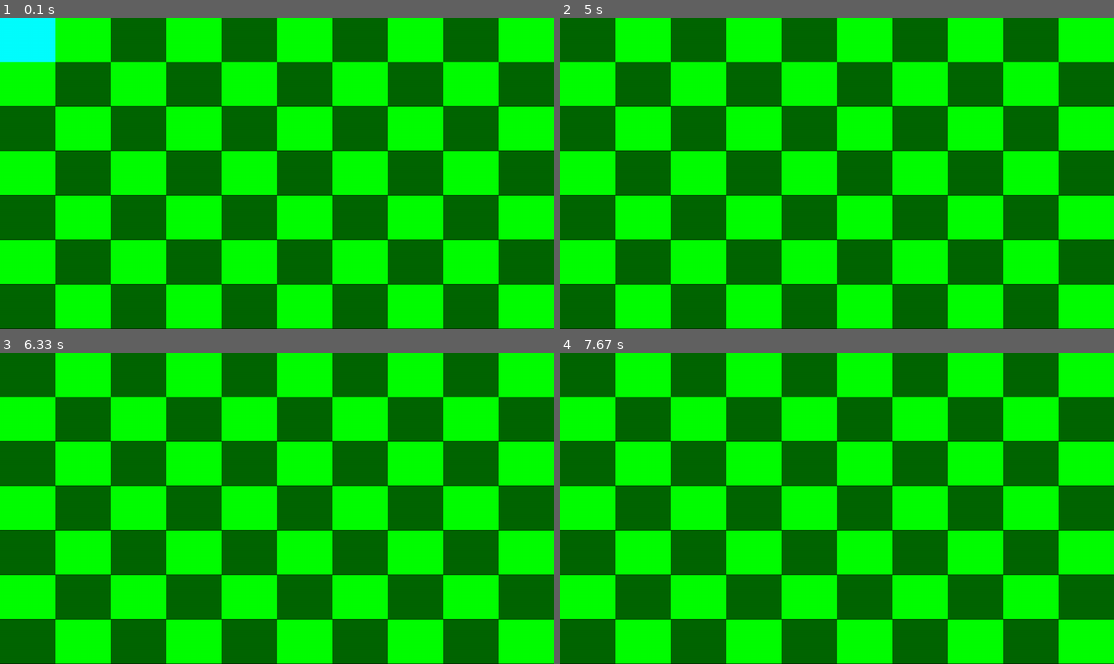
Above: before the commit, frames 1-4 (two rows, left to right).
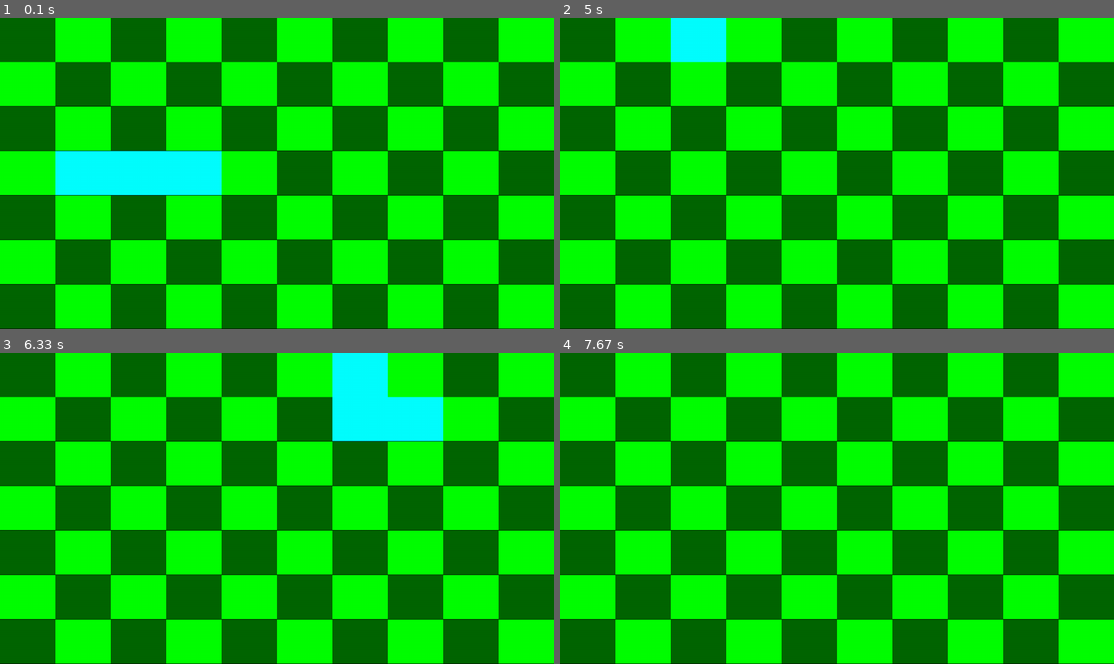
Above: after the commit, the same moments.

Repository: aphTu/Snake-Pygame
Game: pygame game, started from main.py
Two runs of this game, one before a commit and one after it. Both use one fixed random seed, a clock stepped at 60 frames per second and the inputs below.
Inputs:
- Up to frame 1 (0.1 s): no input
- Up to frame 2 (5 s): tap W at 0.33 s; hold Right 0.67-1.13 s; hold Up 1.17-1.47 s; tap A at 2 s; hold Left 2.33-2.87 s; hold Down 2.9-3.2 s; hold Left 3.23-3.63 s; hold Down from 4.73 s (still down)
- Up to frame 3 (6.33 s): release Down at 5.1 s; hold Left 5.13-5.6 s; hold Up from 6.13 s (still down)
- Up to frame 4 (7.67 s): release Up at 6.43 s

The runs differ from the first frame. In frame 1, 5.8% of the frame differs, in the area x 0-40%, y 0-58%; in frame 2, 1.4%; in frame 3, 4.3%; in frame 4, nothing differs.

Commit message:
Added InsidePlayableArea for board.py and updatePositionHead and drawSnake for snake.py
This is to allow drawing the snake for different length. It easier to do
it this way than before

Diff:
--- a/board.py
+++ b/board.py
@@ -1,10 +1,13 @@
 ## playing board the snake
 import pygame
+
 class Board():
-  def __init__(self, width, length):
+  def __init__(self, width, length, screenWidth, screenLength):
     self.width = width
     self.length = length
     self.rectangle = [[1 for _ in range(length)] for _ in range(width)]
+    self.screenWidth = screenWidth
+    self.screenLength = screenLength
 
   def printBoard(self):
 
@@ -15,7 +18,7 @@
       print(" |", end="")
       print("")
 
-  def initBoard(self, screenWidth, screenLength, screen):
+  def initBoard(self, screen):
     color = (0,255,0)
     for i in range(self.length):
 
@@ -26,10 +29,25 @@
           color = (0,102,0)
         # print(screenLength/self.length)
         # print(f"Drawing at {screenLength/self.length * i, screenWidth/self.width * j}")
-        pygame.draw.rect(screen,color,pygame.Rect(screenLength/self.length * i, screenWidth/self.width * j, screenLength/self.length, screenWidth/self.width))
+        pygame.draw.rect(screen,color,pygame.Rect(self.screenLength/self.length * i, self.screenWidth/self.width * j, self.screenLength/self.length, self.screenWidth/self.width))
 
+  def getWidth(self):
+    return self.width
 
+  def getLength(self):
+    return self.length
 
+  def insidePlayableArea(self, Coord):
+    leftMost = 0
+    upMost = 0
+    rightMost = self.screenLength/self.length * (self.length -1)
+    botMost = self.screenWidth/self.width * (self.width - 1)
 
-board = Board(9,7)
-board.printBoard()
+    if Coord[0] < leftMost or Coord[0] > rightMost or Coord[1] < upMost or Coord[1] > botMost:
+      return False
+    return True
+
+  def getBoundary(self):
+    return [(0,0), (self.screenLength/self.length * (self.length -1),  self.screenWidth/self.width * (self.width - 1))]
+# board = Board(9,7)
+# board.printBoard()
--- a/main.py
+++ b/main.py
@@ -13,46 +13,41 @@
 
 snake_size = (SCREEN_LENGTH/10, SCREEN_WIDTH/7)
 print(f"Snake size aka divded space {snake_size[0], snake_size[1]}")
-snake = Snake((0,255,255),pygame.Rect((0, 0, snake_size[0], snake_size[1])))
-
-board = Board(7, 10)
+snake = Snake((0,255,255),snake_size)
+board = Board(7, 10, SCREEN_WIDTH, SCREEN_LENGTH)
 clock = pygame.time.Clock()
 run = True
 allow_input = True
 input_queue = Queue()
 time_elapsed = 0
+
 while run:
   dt = clock.tick(60)/1000
   screen.fill((0,0,0))
-  board.initBoard(SCREEN_WIDTH, SCREEN_LENGTH, screen)
-  pygame.draw.rect(screen, snake.color, snake.appearance)
+  board.initBoard(screen)
+  snake.drawSnake(screen)
   key = pygame.key.get_pressed()
-  # if key.__contains__(True):
-  #   print(key)
-  #   snake.updateDirection(key)
+
   for event in pygame.event.get():
     if(event.type == pygame.QUIT):
       run = False
     elif event.type == pygame.KEYDOWN:
-      # if allow_input:
-      #   print(event_key)
       snake.updateDirection(event.key)
   if key[pygame.K_ESCAPE]:
     run = False
-
+  if not board.insidePlayableArea(snake.getPositionHead()):
+    snake.outOfBound(board.getBoundary())
   if snake.timeDelay - time_elapsed <= 0:
     time_elapsed = 0
     match(snake.direction):
       case 'l':
-        snake.appearance.move_ip(-snake_size[0], 0)
+        snake.updatePositionHead((-snake_size[0], 0))
       case 'r':
-        snake.appearance.move_ip(snake_size[0],0)
+        snake.updatePositionHead((snake_size[0], 0))
       case 'u':
-
-        snake.appearance.move_ip(0, -snake_size[1] )
+        snake.updatePositionHead((0, -snake_size[1]))
       case 'd':
-
-        snake.appearance.move_ip(0, snake_size[1])
+        snake.updatePositionHead((0, snake_size[1]))
       case _:
         pass
   time_elapsed+=dt
--- a/snake.py
+++ b/snake.py
@@ -1,11 +1,15 @@
 import pygame
 class Snake:
-  def __init__(self, color, appearance):
+  def __init__(self, color, snake_size):
     self.color = color
-    self.appearance = appearance
-    self.length = 1
+    self.snake_size = snake_size
+    self.position = [(snake_size[0] * 1, snake_size[1] * 3),(snake_size[0] * 2, snake_size[1] * 3),(snake_size[0] * 3, snake_size[1] * 3)]
+    # self.appearance = appearance
+    self.length = 3
     self.direction = None
-    self.timeDelay = 180/1000
+    self.timeDelay = 167/1000
+
+
   def updateAppearance(self, appearance):
     self.appearance = appearance
 
@@ -20,8 +24,9 @@
       #direction should stay same if it not perpendicular
   def updateLength(self):
     self.length+=1
+
   def getPosition(self):
-    return (self.appearance.x, self.appearance.y)
+    return self.position
 
   def isDirectionPerpendicular(self, key):
     if (self.direction == 'u' or self.direction == 'd') and (self.whatDirection(key) != 'l' and self.whatDirection(key) != 'r'):
@@ -31,6 +36,7 @@
       return False
 
     return True
+
   def whatDirection(self, key):
     match key:
       case pygame.K_w:
@@ -52,3 +58,38 @@
         return 'r'
       case pygame.K_d:
         return 'r'
+
+  def drawSnake(self, screen):
+    for coord in self.position:
+      x, y = coord[0], coord[1]
+      rect = pygame.Rect( x, y, self.snake_size[0], self.snake_size[1])
+      pygame.draw.rect(screen, self.color, rect)
+
+  def updatePositionHead(self, Coord):
+    if not isinstance(Coord, tuple):
+      raise Exception("Please input a tuple")
+    # print(self.getPositionHead())
+    current_head_x = self.position[self.length-1][0] + Coord[0]
+    current_head_y = self.position[self.length-1][1] + Coord[1]
+    # print()
+    self.position.append((current_head_x, current_head_y))
+    self.position.pop(0)
+
+  def getPositionHead(self):
+    return self.position[self.length-1]
+
+  def outOfBound(self, boundaryList):
+    head  = self.getPositionHead()
+    leftMost = boundaryList[0][0]
+    topMost = boundaryList[0][1]
+    rightMost = boundaryList[1][0]
+    botMost = boundaryList[1][1]
+    if head[0] < leftMost:
+      self.updatePositionHead((rightMost,0))
+    elif head[0] > rightMost:
+      print(self.getPositionHead())
+      self.updatePositionHead((-rightMost, 0))
+    elif head[1] < topMost:
+      self.updatePositionHead((0, topMost))
+    else:
+      self.updatePositionHead((0, -topMost))
